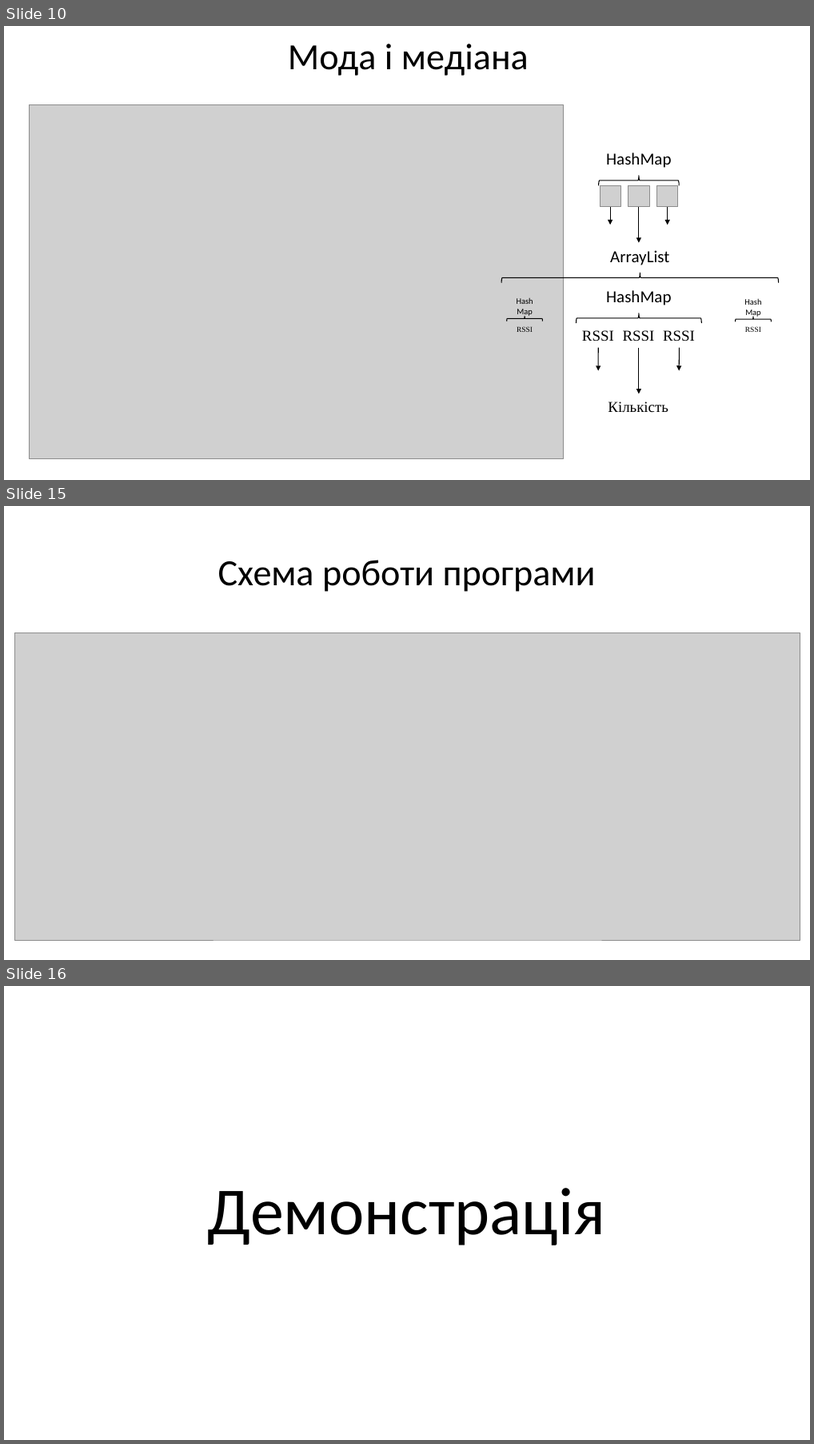
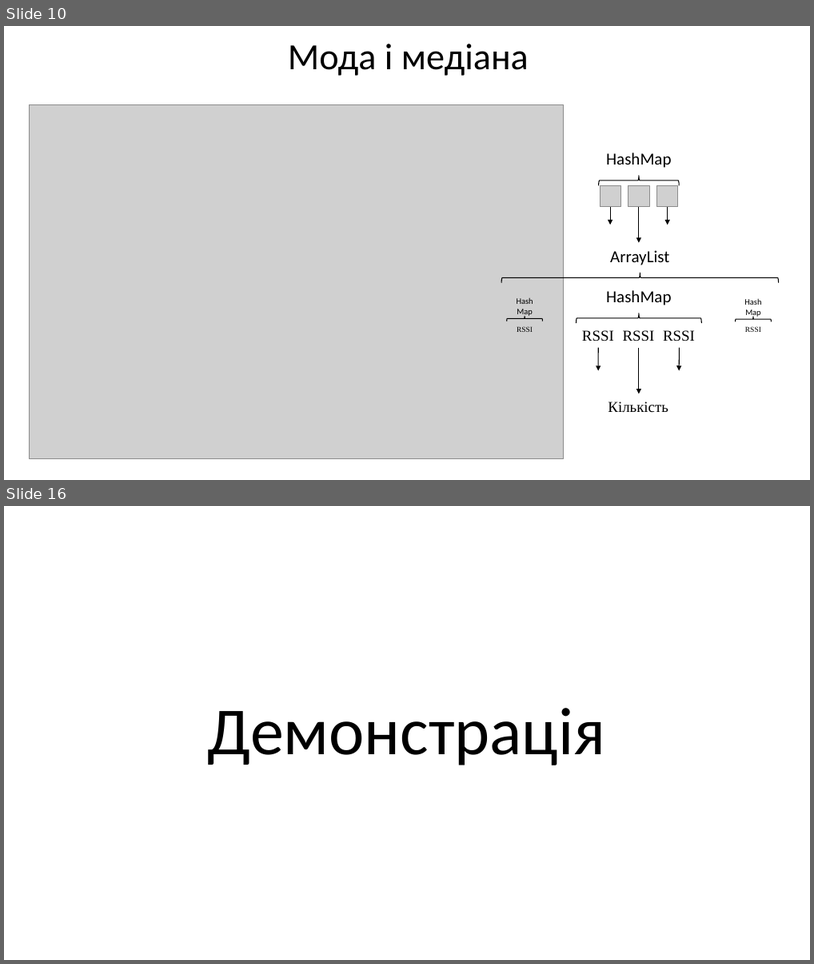
Before and after one commit to RasAlhague/MDRV-Diploma, a slide deck: Presentation.pptx. Shown one above the other, each under a label of ours: slides 10, 15 and 16 before the commit, slides 10 and 16 after it; the slides between them are not shown. The pictures are 814x1444 and 814x964 pixels, drawn with LibreOffice and Linux fonts; fonts in the diff are those of the drawing; grey boxes stand for pictures; background and template pictures are left out. Boxes give left, top, right and bottom in pixels: in the first picture for what was removed or moved away, otherwise in the second. Text is boxed around its words. In the diff, an @@ line names an element or a change of style, - is before the commit and + after.

Commit message:
seq diagr slides title changed

```diff
--- a/Presentation.pptx
+++ b/Presentation.pptx
@@ slide 15 removed at bbox=[4, 506, 810, 960], background picture (left out) @@
@@ title removed at bbox=[218, 560, 596, 592] @@
-Схема роботи програми
@@ picture removed at bbox=[15, 633, 801, 940] @@
```
Also in this commit, not shown: 10 slides added, 9 other slides removed.
